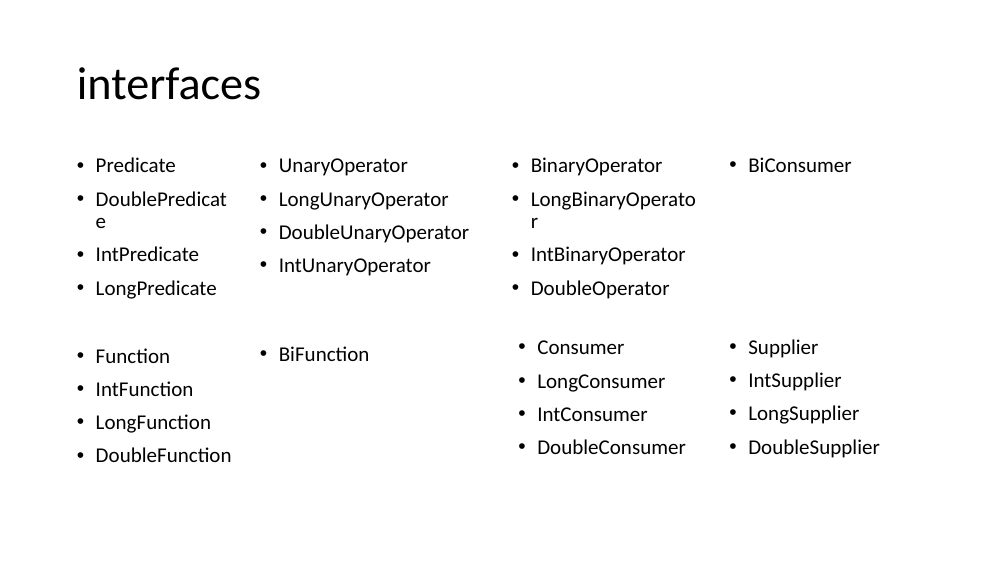
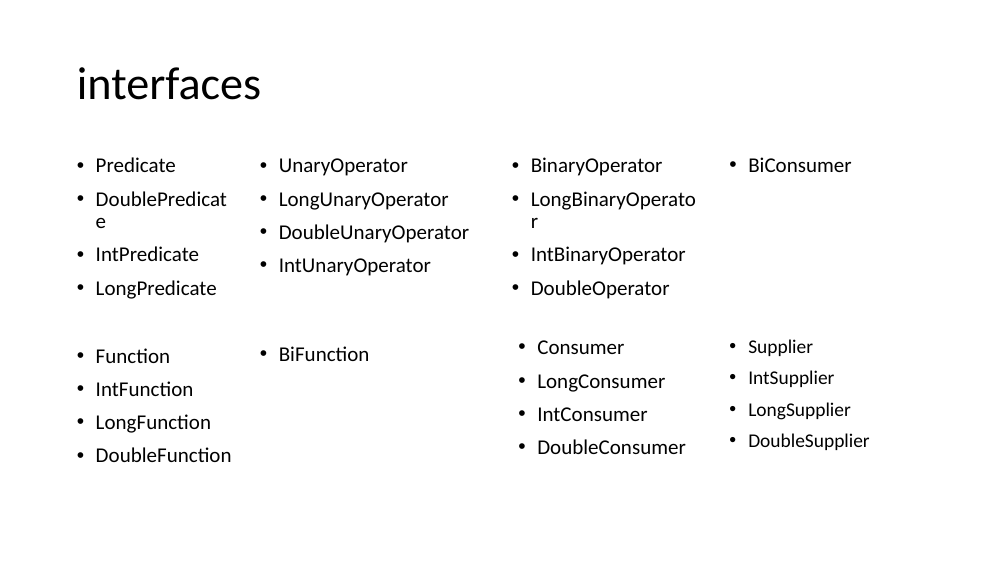
Before and after one commit to jungle0127/javastudy, a slide deck: slide 17 of java8function/docs/Java8 function.pptx (slide 16 before the commit). Drawn at 1008x567 pixels with LibreOffice and Linux fonts; fonts in the diff are those of the drawing. Boxes give left, top, right and bottom in pixels: in the first picture for what was removed or moved away, otherwise in the second. Text is boxed around its words. In the diff, an @@ line names an element or a change of style, - is before the commit and + after.

```diff
--- a/java8function/docs/Java8 function.pptx
+++ b/java8function/docs/Java8 function.pptx
@@ text "Supplier" at [748, 339, 869, 450]: size 20 to 18.5 pt @@
```
Also in this commit, not shown: 2 other slides changed, 1 slide added, 20 other files.
